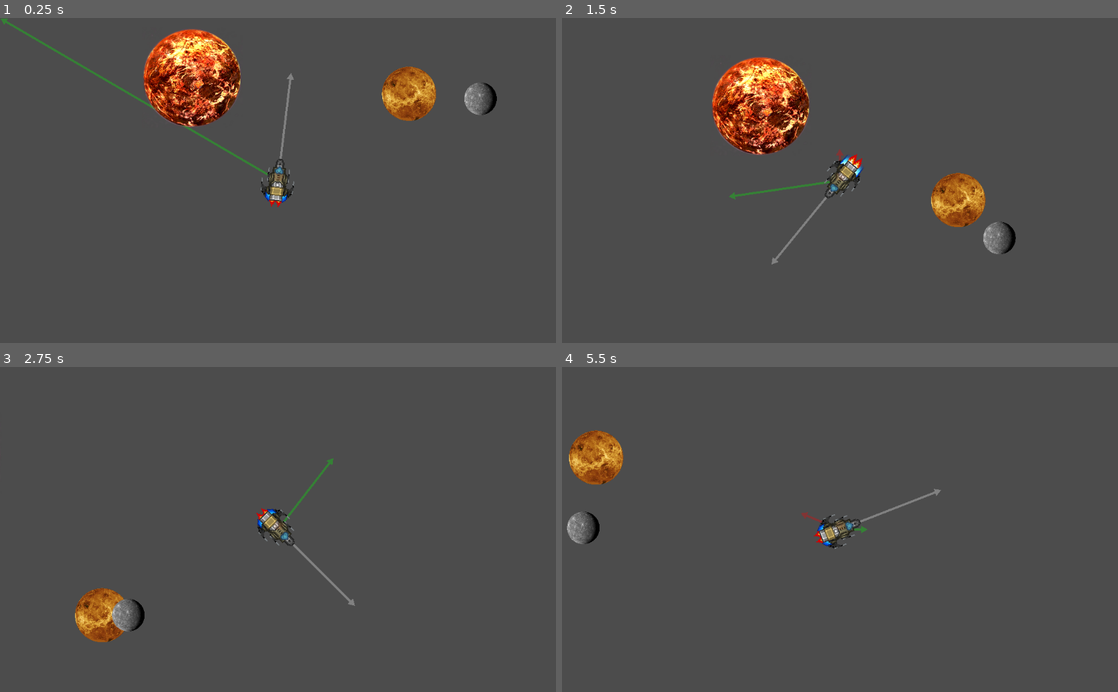
Above: before the commit, frames 1-4 (two rows, left to right).
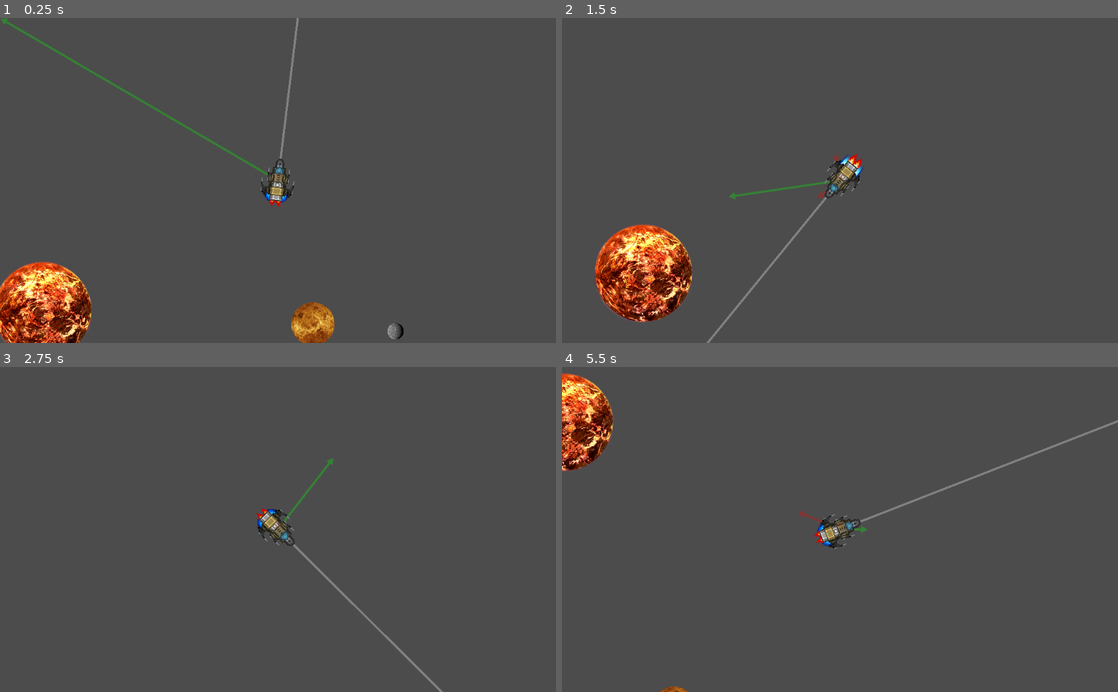
Above: after the commit, the same moments.

Repository: sieka44/PhysicsProject
Game: Godot game, scene res://main.tscn
Two runs of this game, one before a commit and one after it. Both use one fixed random seed, a clock stepped at 60 frames per second and the inputs below.
Inputs (mouse positions are in pixels of both pictures, inside the frame that each line leads up to):
- Up to frame 1 (0.25 s): no input
- Up to frame 2 (1.5 s): move the mouse to (962, 164) at 0.52 s; hold Right (ui_right) 0.53-1.28 s; click (962, 164) at 0.67 s; move the mouse to (728, 196) at 1.27 s; hold Down (ui_down) from 1.28 s (still down); click (728, 196) at 1.42 s
- Up to frame 3 (2.75 s): move the mouse to (333, 458) at 2.02 s; release Down (ui_down) at 2.03 s; hold Right (ui_right) from 2.03 s (still down); click (333, 458) at 2.17 s
- Up to frame 4 (5.5 s): move the mouse to (812, 594) at 2.77 s; release Right (ui_right) at 2.78 s; hold Up (ui_up) 2.78-3.53 s; click (812, 594) at 2.92 s; move the mouse to (1006, 578) at 3.52 s; hold Left (ui_left) 3.53-5.03 s; click (1006, 578) at 3.67 s; move the mouse to (673, 480) at 4.27 s; click (673, 480) at 4.42 s; move the mouse to (867, 529) at 5.02 s; hold Down (ui_down) from 5.03 s (still down); click (867, 529) at 5.17 s

The runs differ from the first frame. In frame 1, 10% of the frame differs, in the area x 0-90%, y 0-100%; in frame 2, 10%; in frame 3, 1.5%; in frame 4, 3.5%.

Commit message:
add gravitation for spaceship model

Diff:
--- a/main.tscn
+++ b/main.tscn
@@ -96,12 +96,11 @@
 [node name="universe" type="Node"]
 
 [node name="spaceship" type="Node2D" parent="."]
-position = Vector2( 148.652, 190.063 )
+position = Vector2( 426.518, -245.06 )
 scale = Vector2( 2, 2 )
 script = ExtResource( 1 )
 __meta__ = {
-"_edit_group_": true,
-"_edit_lock_": true
+"_edit_group_": true
 }
 
 [node name="body" type="Sprite" parent="spaceship"]
@@ -147,25 +146,25 @@
 [node name="galactic" type="Node2D" parent="."]
 
 [node name="planet" type="Node2D" parent="galactic"]
-position = Vector2( 400, 0 )
+position = Vector2( 497.977, -4.52203 )
 script = ExtResource( 6 )
 __meta__ = {
 "_edit_group_": true
 }
 
 [node name="Sprite" type="Sprite" parent="galactic/planet"]
-scale = Vector2( 0.1, 0.1 )
+scale = Vector2( 0.08, 0.08 )
 texture = ExtResource( 7 )
 
 [node name="moon" type="Node2D" parent="galactic"]
-position = Vector2( 533.423, -5.9845 )
+position = Vector2( 650.734, -6.02939 )
 script = ExtResource( 8 )
 __meta__ = {
 "_edit_group_": true
 }
 
 [node name="Sprite" type="Sprite" parent="galactic/moon"]
-scale = Vector2( 0.1, 0.1 )
+scale = Vector2( 0.05, 0.05 )
 texture = ExtResource( 9 )
 
 [node name="sun" type="Node2D" parent="galactic"]
--- a/moon.gd
+++ b/moon.gd
@@ -1,6 +1,6 @@
 extends Node2D
 
-var G = 10.0
+var G = 100.0
 var velocity = Vector2(0,3)
 
 func acceleration(pos1, pos2, Gforce):
@@ -10,7 +10,7 @@
 	return Vector2(normal.x*(Gforce/pow(lenght,2)),normal.y*(Gforce/pow(lenght,2)))
 
 func step_euler(sunCenter, Gforce):
-	var step = 1000
+	var step = 100
 	for i in range(step):
 		var dt = 1.0/step
 		var acc = acceleration(sunCenter, position, Gforce)
@@ -21,3 +21,6 @@
 	var planet = get_parent().get_node("planet")
 	step_euler(planet.position, abs(planet.G-G))
 	update()
+
+func get_G():
+	return G;
--- a/planet.gd
+++ b/planet.gd
@@ -11,13 +11,34 @@
 
 func step_euler(sunCenter, Gforce):
 	var step = 100
+	var acc = Vector2(0,0)
 	for i in range(step):
 		var dt = 1.0/step
-		var acc = acceleration(sunCenter, position, Gforce)
+		acc = acceleration(sunCenter, position, Gforce)
 		velocity = Vector2(velocity.x+acc.x*dt,velocity.y+acc.y*dt)
-		position = 1.000001*Vector2(position.x+velocity.x*dt,position.y + velocity.y*dt)
+		position = Vector2(position.x+velocity.x*dt,position.y + velocity.y*dt)
+
 
 func _process(delta):
 	var sun = get_parent().get_node("sun")
 	step_euler(sun.position, abs(sun.G-G))
 	update()
+
+func _draw():
+	draw_vector( Vector2(0,0), velocity*100, Color(1,1,1,0.3), 2 )
+
+func draw_vector( origin, vector, color, arrow_size ):
+	if vector.length_squared() > 1:
+		var points    = []
+		var direction = vector.normalized()
+		vector += origin
+		vector -= direction * arrow_size*2
+		points.push_back( vector + direction * arrow_size*2  )
+		points.push_back( vector + direction.rotated(  PI / 1.5 ) * arrow_size * 2 )
+		points.push_back( vector + direction.rotated( -PI / 1.5 ) * arrow_size * 2 )
+		draw_polygon( PoolVector2Array( points ), PoolColorArray( [color] ) )
+		vector -= direction * arrow_size*1
+		draw_line( origin, vector, color, arrow_size )
+
+func get_G():
+	return G;
--- a/project.godot
+++ b/project.godot
@@ -19,6 +19,14 @@
 run/main_scene="res://main.tscn"
 config/icon="res://icon.png"
 
+[input]
+
+Mouse={
+"deadzone": 0.5,
+"events": [ Object(InputEventMouseButton,"resource_local_to_scene":false,"resource_name":"","device":0,"alt":false,"shift":false,"control":false,"meta":false,"command":false,"button_mask":0,"position":Vector2( 0, 0 ),"global_position":Vector2( 0, 0 ),"factor":1.0,"button_index":1,"pressed":false,"doubleclick":false,"script":null)
+ ]
+}
+
 [rendering]
 
 environment/default_environment="res://default_env.tres"
--- a/spaceship.gd
+++ b/spaceship.gd
@@ -3,16 +3,23 @@
 const angular_acc = 0.01
 var angular_velocity = 0.0
 var velocity = Vector2( 1.0, 0.0 )
+var G = 100
+const GRAVITY_CONST = 6.67*pow(10, -2)
+var gravity = Vector2(0,0)
 
 var facing   = Vector2( 0.0, 0.0 )
 var orientation = 0
-
+var galactic = get_parent()
 var thrust   = 1
 var vector_to_mouse = Vector2( 0, 0 )
+
+func _ready():
+	galactic = get_parent().get_node("galactic")
 
 func _process( delta ):
 	process_input( delta )
 	vector_to_mouse = get_global_mouse_position() - position
+	gravity = overwrite_gravity()
 	var angle_to_mouse = atan2(facing.x*vector_to_mouse.y - facing.y*vector_to_mouse.x,
 							   facing.x*vector_to_mouse.x + facing.y*vector_to_mouse.y )
 	angular_velocity += angle_to_mouse * 0.01
@@ -21,15 +28,29 @@
 	facing = Vector2( cos(orientation), sin(orientation) )
 
 	velocity += facing * thrust
+	velocity += gravity
 	velocity *= 0.94
 	position += velocity
-
 	$body.rotation = orientation
 	update()
 
+func overwrite_gravity():
+	var tmp_grav = Vector2(0,0)
+	for i in galactic.get_children():
+		tmp_grav += apply_gravity(i)
+	return tmp_grav
+
+func apply_gravity(var planet):
+	var planet_direction = Vector2(position.x - planet.position.x, position.y - planet.position.y)
+	var distance = sqrt(pow(planet_direction.x, 2)+pow(planet_direction.y, 2))
+	var normal = Vector2(planet_direction.x/distance, planet_direction.y/distance)
+	if planet.get_G() > distance:
+		return -((planet.G * G)/ pow(distance,2) *  GRAVITY_CONST)*normal
+	return Vector2(0,0)
+
 func process_input( delta ):
 	thrust = 0
-	if Input.is_action_pressed("ui_up"):
+	if Input.is_action_pressed("ui_up") || Input.is_mouse_button_pressed(BUTTON_LEFT):
 		thrust = 1
 		$body/AnimationPlayer.play("thrust")
 
@@ -43,9 +64,10 @@
 		angular_velocity += angular_acc
 
 func _draw():
-	draw_vector( Vector2(), facing  * 100, Color(1,1,1,0.3), 2 )
+	draw_vector( Vector2(), facing  * 300, Color(1,1,1,0.3), 2 )
 	draw_vector( Vector2(), velocity * 4, Color(1,0,0,0.3), 2 )
 	draw_vector( Vector2(), vector_to_mouse * 0.5, Color(0,1,0,0.3), 2 )
+	draw_vector( Vector2(), gravity*300, Color(1,0,0,0.3), 2 )
 
 func draw_vector( origin, vector, color, arrow_size ):
 	if vector.length_squared() > 1:
--- a/sun.gd
+++ b/sun.gd
@@ -10,6 +10,8 @@
 func _ready():
 	pass # Replace with function body.
 
+func get_G():
+	return G;
 # Called every frame. 'delta' is the elapsed time since the previous frame.
 #func _process(delta):
 #	pass
Not shown, changed: .gitignore
